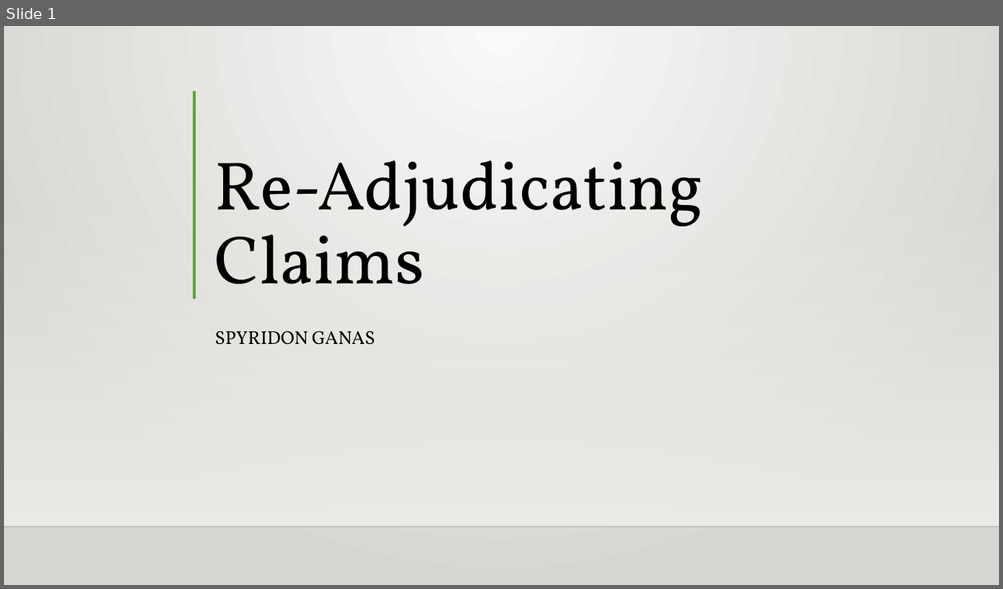
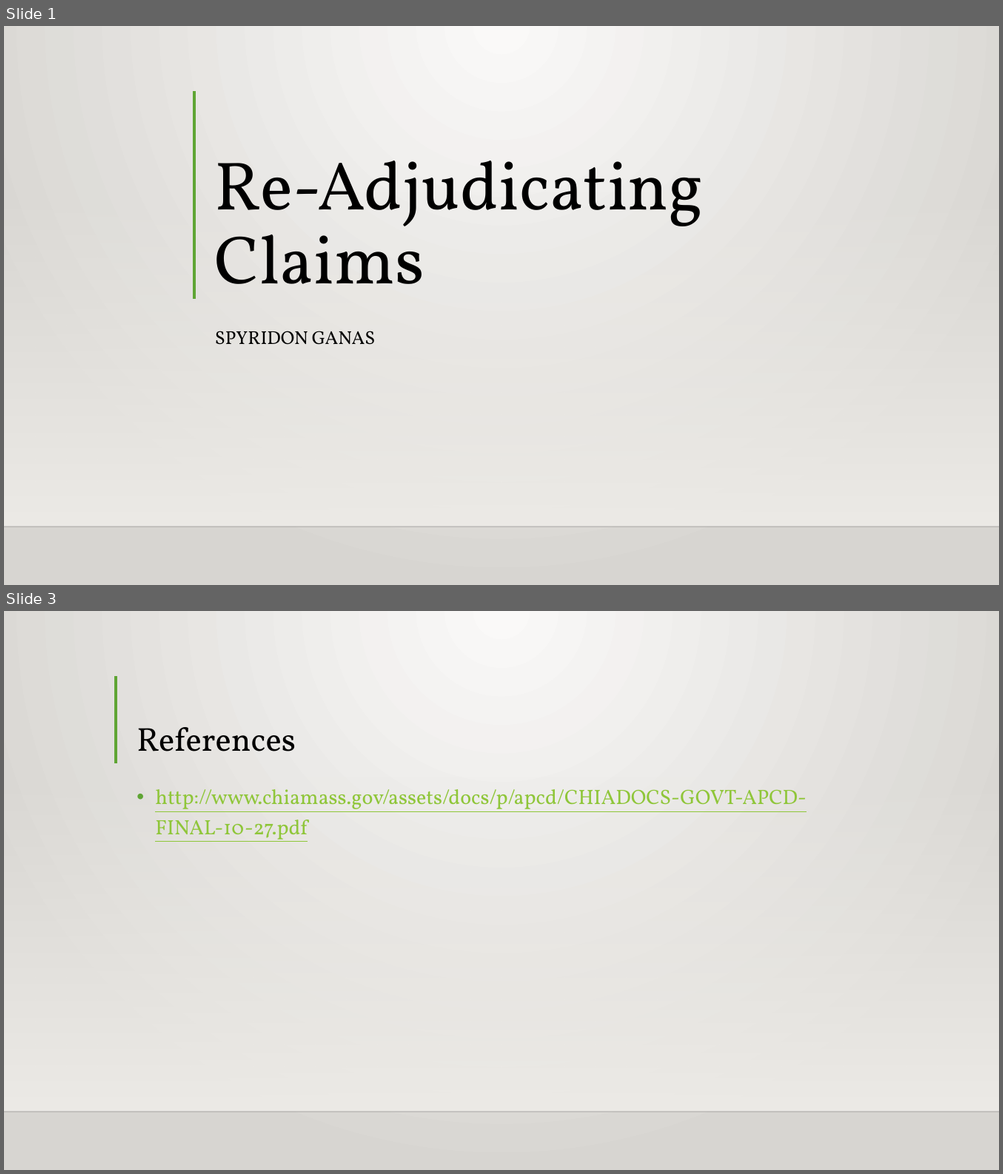
Before and after one commit to Intro-to-APCD/Intro-to-APCD.github.io, a slide deck: PowerPoints/Phase 3 - Claims Terminology/018 Re-Adjudicating Claims.pptx. Shown one above the other, each under a label of ours: slide 1 before the commit, slides 1 and 3 after it; the slides between them are not shown. The pictures are 1003x589 and 1003x1174 pixels, drawn with LibreOffice and Linux fonts; fonts in the diff are those of the drawing; background and template pictures are left out. Boxes give left, top, right and bottom in pixels: in the first picture for what was removed or moved away, otherwise in the second. Text is boxed around its words. In the diff, an @@ line names an element or a change of style, - is before the commit and + after.

```diff
--- a/PowerPoints/Phase 3 - Claims Terminology/018 Re-Adjudicating Claims.pptx
+++ b/PowerPoints/Phase 3 - Claims Terminology/018 Re-Adjudicating Claims.pptx
@@ slide 3 added at bbox=[4, 611, 999, 1170], background gradient #FAFAF9 to #D7D5D2; not listed: 2 template elements that a slide beside it also shows @@
@@ line added from (116, 676) to (116, 763), #5FA534 3 pt @@
@@ title added at bbox=[136, 727, 296, 752], 32 pt, text #000000 @@
+References
@@ text added at bbox=[155, 789, 805, 842], 20 pt, text #8FC639, underline @@
+• http://www.chiamass.gov/assets/docs/p/apcd/CHIADOCS-GOVT-APCD-FINAL-10-27.pdf
```
Also in this commit, not shown: 1 other slide added, 4 slides removed, 1 other file.
